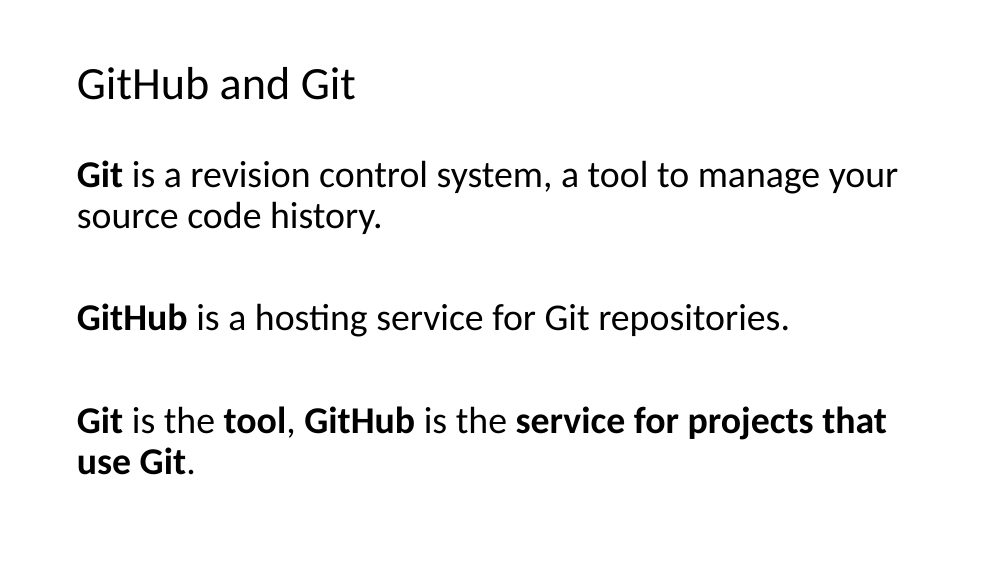
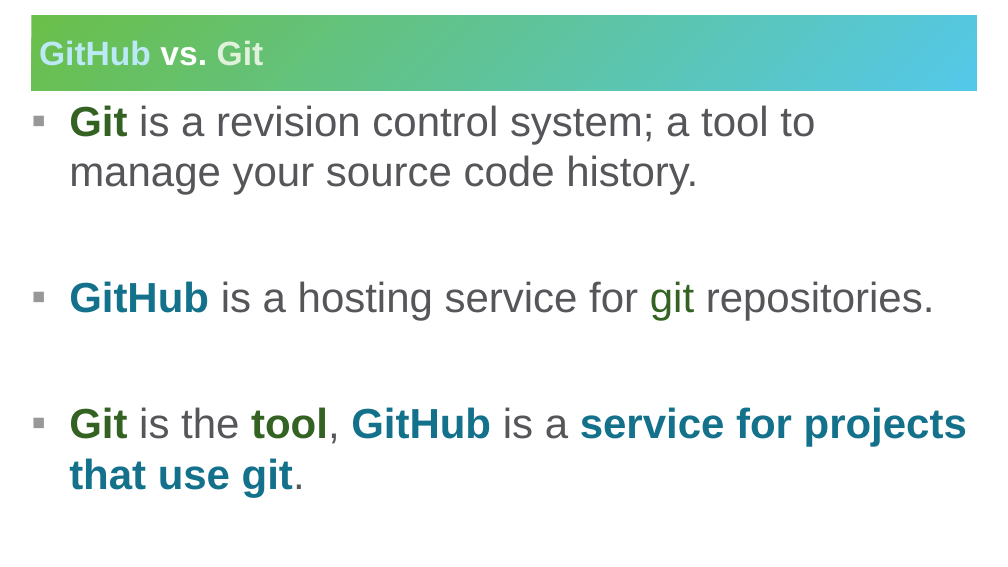
Before and after one commit to hytechclub/cs-102, a slide deck: slide 4 of Git/Intro/IntroductionToGitHub.pptx (slide 3 before the commit). Drawn at 1008x567 pixels with LibreOffice and Linux fonts; fonts in the diff are those of the drawing. Boxes give left, top, right and bottom in pixels: in the first picture for what was removed or moved away, otherwise in the second. Text is boxed around its words. In the diff, an @@ line names an element or a change of style, - is before the commit and + after.

```diff
--- a/Git/Intro/IntroductionToGitHub.pptx
+++ b/Git/Intro/IntroductionToGitHub.pptx
@@ title "GitHub vs. Git": place and size @@
-title "GitHub vs. Git" at bbox=[77, 67, 356, 100]
+title "GitHub vs. Git" at bbox=[32, 15, 977, 91]
@@ title "GitHub vs. Git" at bbox=[32, 15, 977, 91]: fill none to gradient #6ABF4B to #54C8E8 @@
@@ title at bbox=[39, 40, 264, 66]: text changed; size 44 to 32 pt; font Calibri to Arial; text colour #000000 to #BBE9F6; bold on @@
-GitHub and Git
+GitHub vs. Git
@@ text at bbox=[69, 105, 967, 497]: text changed; size 36 to 40 pt; font Calibri to Arial; text colour #000000 to #56565A @@
-Git is a revision control system, a tool to manage your source code history.
-GitHub is a hosting service for Git repositories.
-Git is the tool, GitHub is the service for projects that use Git.
+▪ Git is a revision control system; a tool to manage your source code history.
+▪ GitHub is a hosting service for git repositories.
+▪ Git is the tool, GitHub is a service for projects that use git.
```
Also in this commit, not shown: 7 other slides changed, 4 slides added, 3 slides removed, 1 other file.
